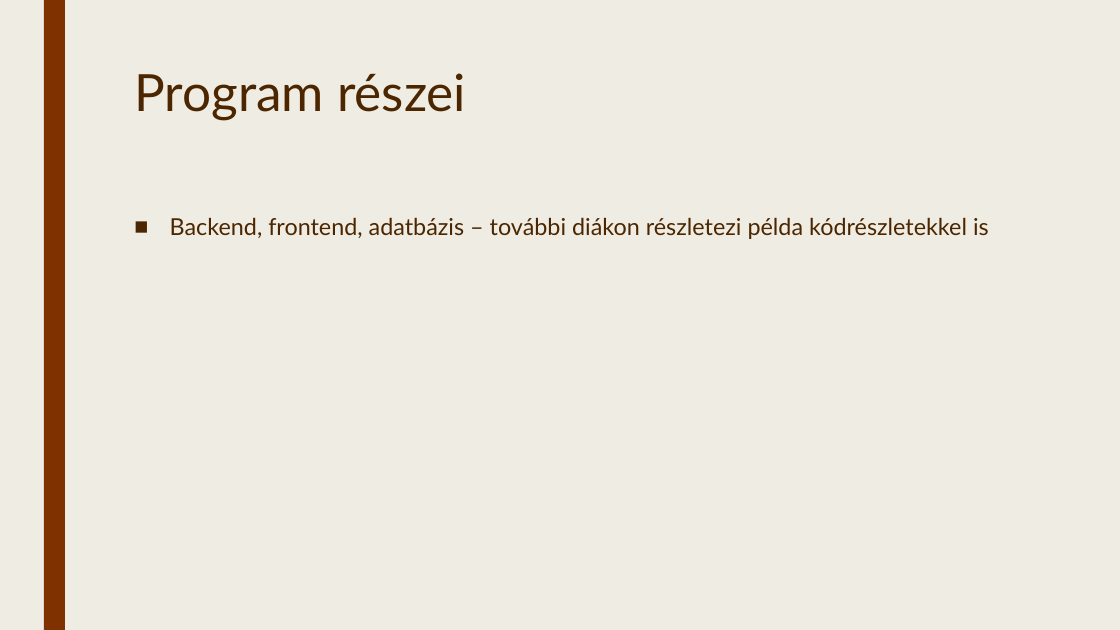
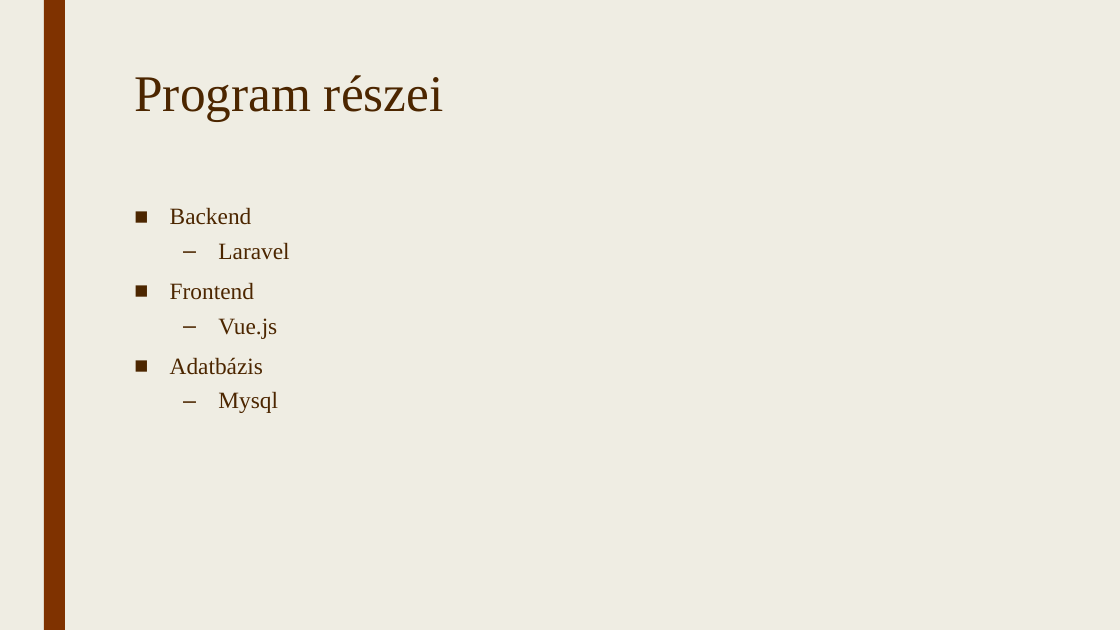
Before and after one commit to TothpalIstvano/13_S1_4_vizsgaremek, a slide deck: slide 4 of Fájlok/Bemutató.pptx. Drawn at 1120x630 pixels with LibreOffice and Linux fonts; fonts in the diff are those of the drawing. Boxes give left, top, right and bottom in pixels: in the first picture for what was removed or moved away, otherwise in the second. Text is boxed around its words. In the diff, an @@ line names an element or a change of style, - is before the commit and + after.

```diff
--- a/Fájlok/Bemutató.pptx
+++ b/Fájlok/Bemutató.pptx
@@ title "Program részei" at (x1=134, y1=75, x2=444, y2=121): font Lato to Times New Roman @@
@@ text at (x1=170, y1=207, x2=289, y2=413): text changed; font Lato to Times New Roman @@
-■ Backend, frontend, adatbázis – további diákon részletezi példa kódrészletekkel is
+■ Backend
+  – Laravel
+■ Frontend
+  – Vue.js
+■ Adatbázis
+  – Mysql
```
Also in this commit, not shown: 7 other slides changed, 4 slides added, 4 slides removed.
